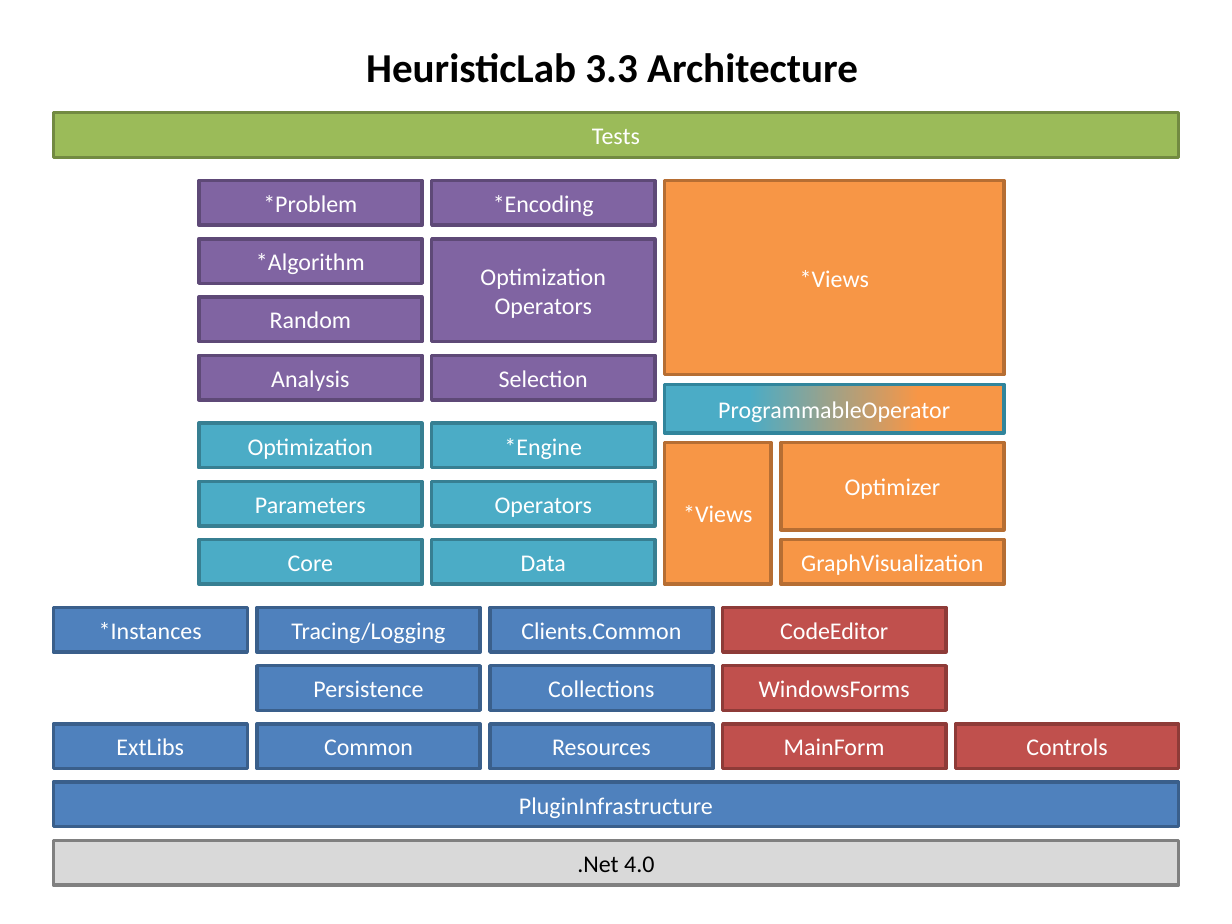
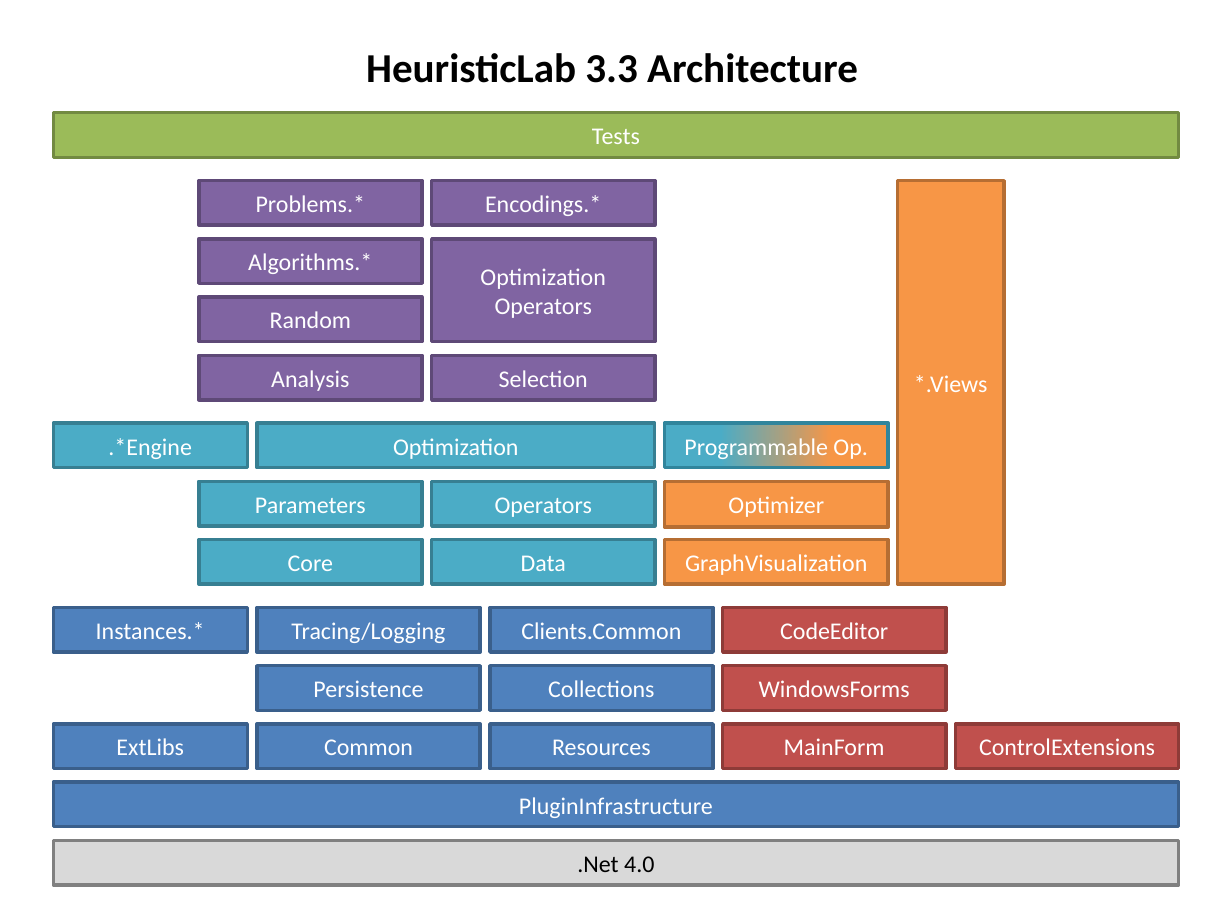
Before and after one commit to heal-research/HeuristicLab, a slide deck: slide 1 of documentation/HeuristicLab 3.3 Architecture.pptx. Drawn at 1232x924 pixels with LibreOffice and Linux fonts; fonts in the diff are those of the drawing. Boxes give left, top, right and bottom in pixels: in the first picture for what was removed or moved away, otherwise in the second. Text is boxed around its words. In the diff, an @@ line names an element or a change of style, - is before the commit and + after.

Commit message:
#331: updated architecture diagram

```diff
--- a/documentation/HeuristicLab 3.3 Architecture.pptx
+++ b/documentation/HeuristicLab 3.3 Architecture.pptx
@@ text in rectangle at (256,195,366,212): text changed @@
-*Problem
+Problems.*
@@ text in rectangle at (485,195,601,216): text changed @@
-*Encoding
+Encodings.*
@@ rectangle "*.Views": place and size @@
-rectangle "*.Views" at (664,181,1004,375)
+rectangle "*.Views" at (897,181,1004,585)
@@ rectangle "*.Views" at (897,181,1004,585): mirrored @@
@@ text in rectangle at (248,253,372,274): text changed @@
-*Algorithm
+Algorithms.*
@@ text in rectangle at (914,375,988,392): text changed @@
-*Views
+*.Views
@@ rectangle ".*Engine": place and size @@
-rectangle ".*Engine" at (431,424,654,468)
+rectangle ".*Engine" at (53,424,246,468)
@@ text in rectangle at (108,438,192,459): text changed @@
-*Engine
+.*Engine
@@ rectangle "Optimization": place and size @@
-rectangle "Optimization" at (198,424,421,468)
+rectangle "Optimization" at (257,423,655,467)
@@ rectangle "Programmable Op.": place and size @@
-rectangle "Programmable Op." at (664,384,1004,432)
+rectangle "Programmable Op." at (664,423,888,467)
@@ rectangle removed at (664,442,771,584) @@
-*Views
@@ text in rectangle at (684,434,868,461): text changed @@
-ProgrammableOperator
+Programmable Op.
@@ rectangle "Optimizer": place and size @@
-rectangle "Optimizer" at (781,442,1004,530)
+rectangle "Optimizer" at (664,482,888,527)
@@ rectangle "GraphVisualization": place and size @@
-rectangle "GraphVisualization" at (781,540,1004,584)
+rectangle "GraphVisualization" at (664,540,888,584)
@@ text in rectangle at (96,622,205,639): text changed @@
-*Instances
+Instances.*
@@ text in rectangle at (979,738,1155,755): text changed @@
-Controls
+ControlExtensions
```
